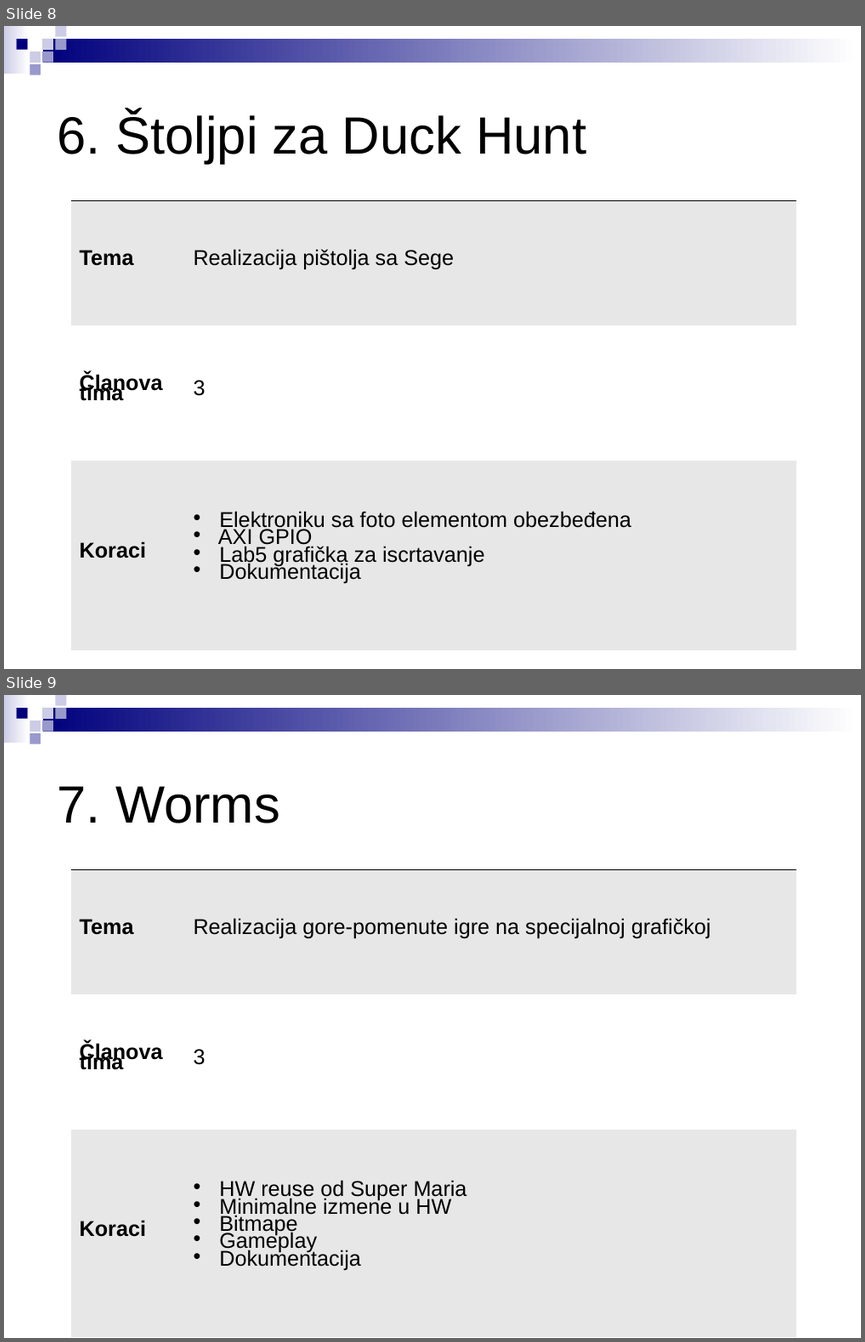
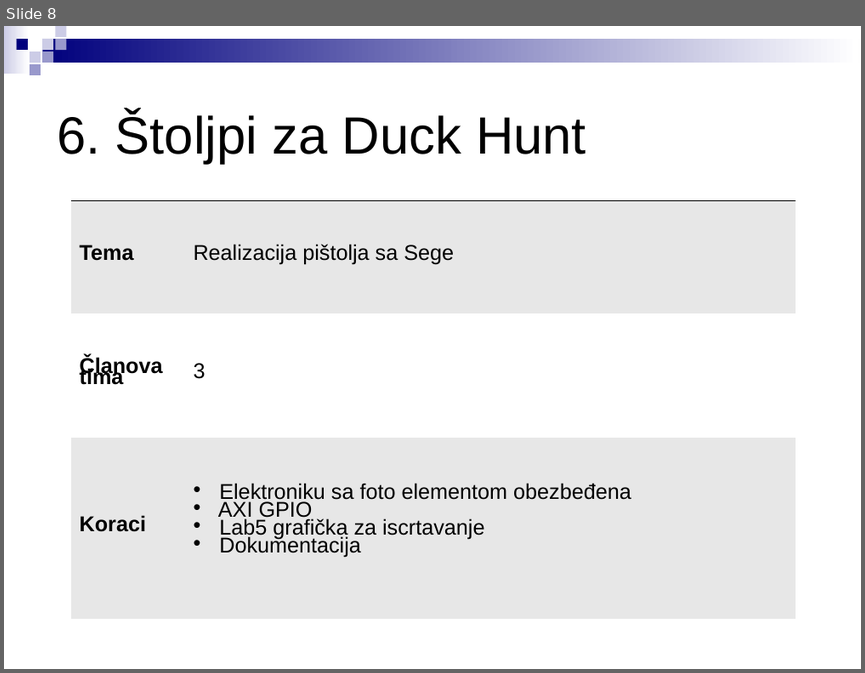
Before and after one commit to stefankoncarevic/projects_2018, a slide deck: LPRS2_projekti.ppt. Shown one above the other, each under a label of ours: slides 8 and 9 before the commit, slide 8 after it. The pictures are 865x1342 and 865x673 pixels, drawn with LibreOffice and Linux fonts; fonts in the diff are those of the drawing. Boxes give left, top, right and bottom in pixels: in the first picture for what was removed or moved away, otherwise in the second. Text is boxed around its words. In the diff, an @@ line names an element or a change of style, - is before the commit and + after.

```diff
--- a/LPRS2_projekti.ppt
+++ b/LPRS2_projekti.ppt
@@ slide 9 removed at <box>4,695,861,1338</box>, background #FFFFFF; not listed: 9 template elements that a slide beside it also shows @@
@@ text removed at <box>58,786,280,823</box> @@
-7. Worms
@@ table removed at <box>71,869,795,1337</box>, 3 rows, 2 columns @@
-Tema | Realizacija gore-pomenute igre na specijalnoj grafičkoj
-Članova tima | 3
-Koraci | HW reuse od Super Maria / Minimalne izmene u HW / Bitmape / Gameplay / Dokumentacija
@@ slide 8 changed as well @@
@@ table at <box>71,200,795,618</box> @@
@@ line spacing 0.42 to 0.45 @@
```
Also in this commit, not shown: 21 other slides changed, 1 slide added, 2 other slides removed, 1 other file.
